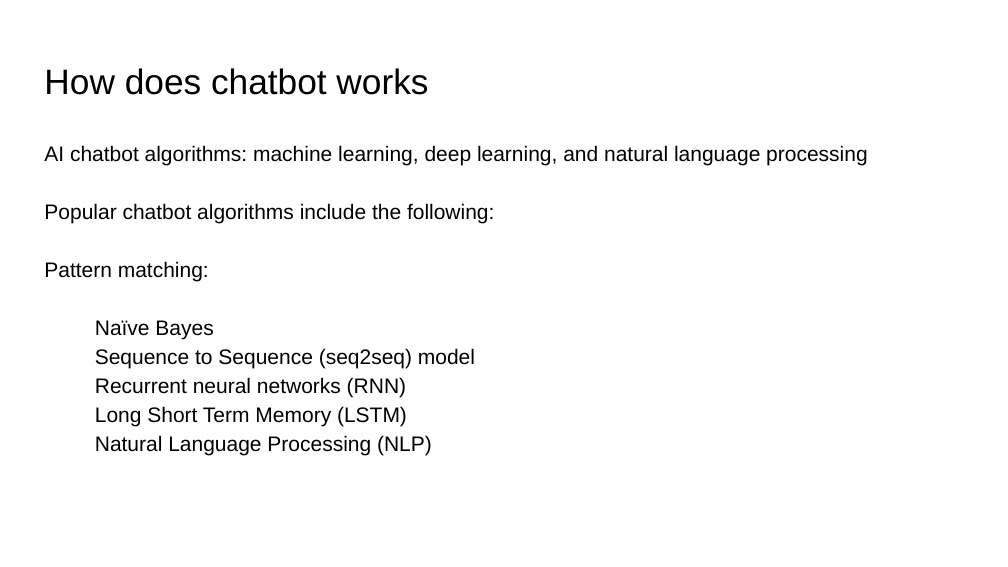
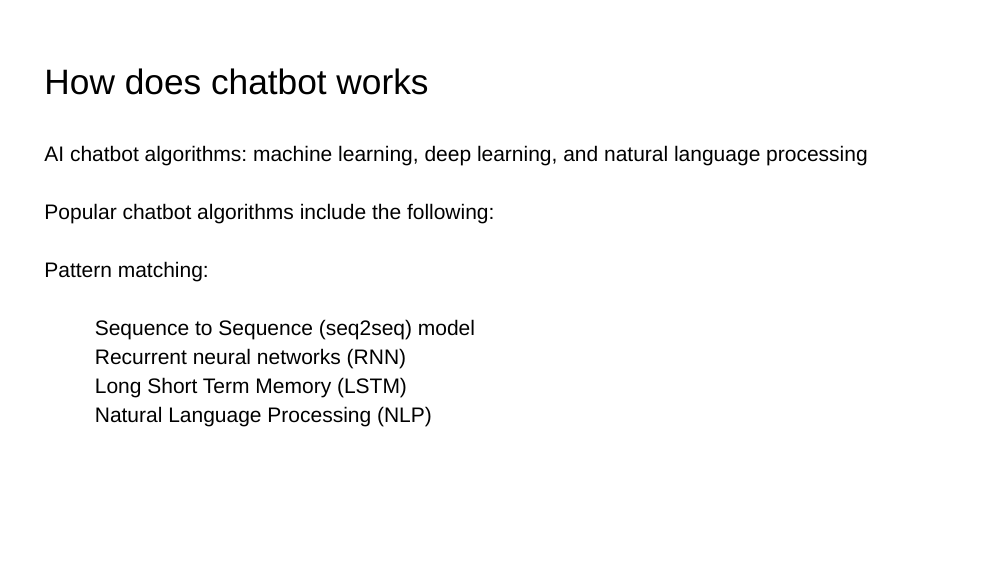
Before and after one commit to saurabhjojare/Chatbot-Response-System, a slide deck: slide 13 of Chatbot Response System.pptx. Drawn at 1008x567 pixels with LibreOffice and Linux fonts; fonts in the diff are those of the drawing. Boxes give left, top, right and bottom in pixels: in the first picture for what was removed or moved away, otherwise in the second. Text is boxed around its words. In the diff, an @@ line names an element or a change of style, - is before the commit and + after.

```diff
--- a/Chatbot Response System.pptx
+++ b/Chatbot Response System.pptx
@@ text at bbox=[95, 320, 213, 340]: paragraph removed @@
-Naïve Bayes
```
Also in this commit, not shown: 7 other slides changed.
